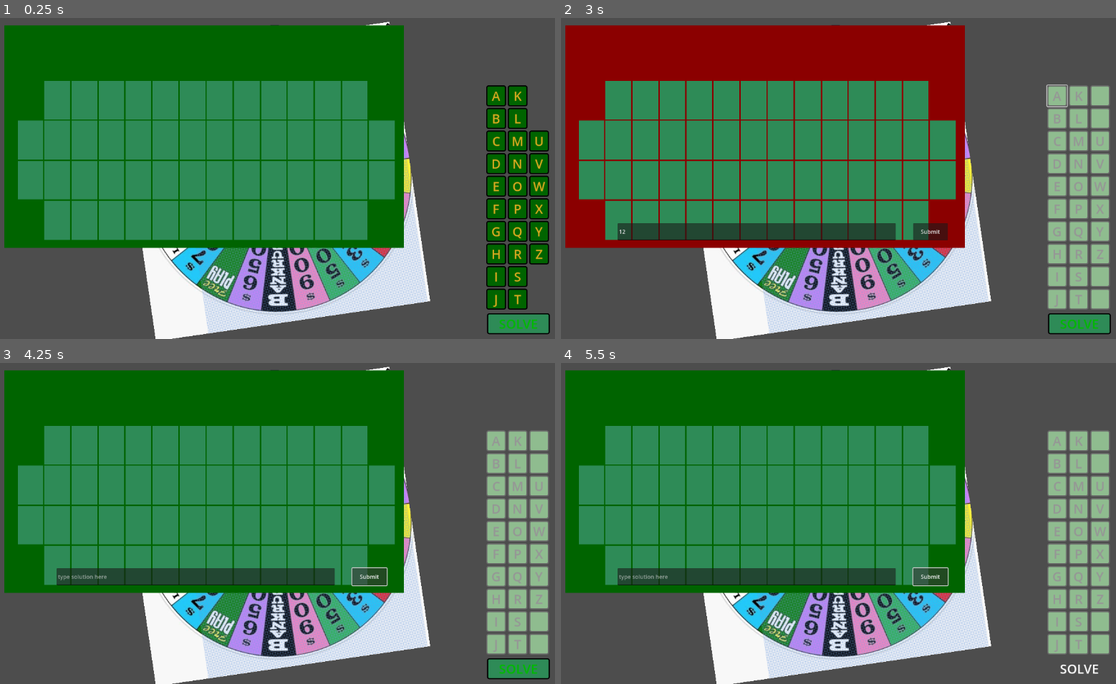
Above: before the commit, frames 1-4 (two rows, left to right).
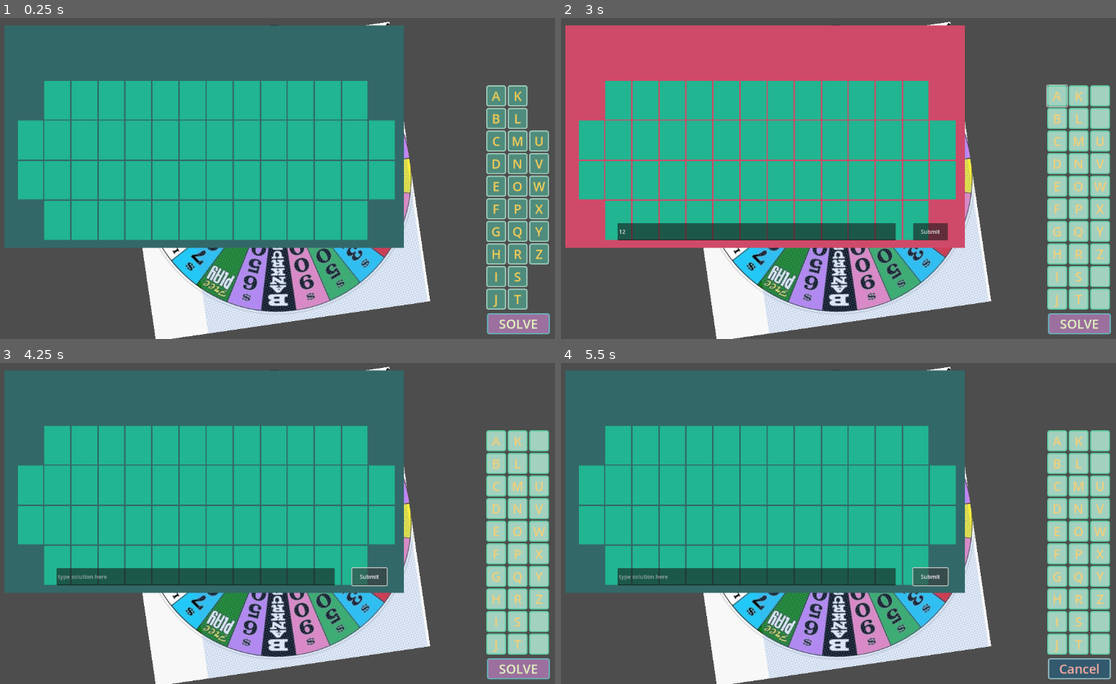
Above: after the commit, the same moments.

Repository: rsburke4/RoundThingOfRiches
Game: Godot game, scene res://MainScene/MainScene.tscn
The game is run twice, just before and just after one commit, with the same random seed, the same clock (stepped at 60 frames per second) and the same inputs. The engine's default icon, where the game draws it, is replaced by a stand-in: a white triangle on a blue panel in a dark square.
Inputs (mouse positions are in pixels of both pictures, inside the frame that each line leads up to):
- Up to frame 1 (0.25 s): no input
- Up to frame 2 (3 s): click "SOLVE" at 0.5 s; click (755, 233) at 1.27 s; type "12" at 1.35 s; click "SOLVE" (after the commit: "Cancel") at 2 s; click "A" at 2.75 s
- Up to frame 3 (4.25 s): click "Submit" at 3.5 s
- Up to frame 4 (5.5 s): click "SOLVE" at 4.25 s; click "Submit" at 5 s

The runs differ from the first frame. In frame 1, 57% of the frame differs, in the area x 0-100%, y 2-99%; in frame 2, 55%; in frame 3, 55%; in frame 4, 55%.

Commit message:
created a single constants file for colors and updated component scripts accordingly; removed obsoleted AutoLoad files

Diff:
--- a/GuessTracker/SolveButton.gd
+++ b/GuessTracker/SolveButton.gd
@@ -5,21 +5,35 @@
 
 # define styleboxes here for now to enable easier adjustmest through constants (if needed later)
 var stylebox_active = get_theme_stylebox("normal").duplicate()
-var stylebox_hidden = get_theme_stylebox("pressed").duplicate()
+var stylebox_pressed = get_theme_stylebox("pressed").duplicate()
 var stylebox_disabled = get_theme_stylebox("disabled").duplicate()
-# TODO - set styles for hover; add other theme overrides (font size, color, etc) as necessary
+var stylebox_hovered = get_theme_stylebox("hover").duplicate()
 
 # Called when the node enters the scene tree for the first time.
 func _ready():
+	# button states are to be used as follows:
+	#  * Normal = default appearance when player is able to opt to solve
+	#  * Pressed = appearance when playing is trying to solve, click again to cancel solve
+	#  * Hover = appearance when unpressed and mouse is hovering
+	#  * Hover Pressed = appearance when pressed and mouse is hovering
+	#  * Disabled = button is hidden when player cannot opt to sovle (e.g. before spinning)
+
 	# programatcally set the apperance using constants
 	# adapted from https://www.reddit.com/r/godot/comments/12zh2qq/godot_40_why_wont_my_ui_panel_stylebox_overwrite/
-	set_style(stylebox_active, SolveConst.COLOR_SOLVE_BTN_ACTiVE_BKGD, SolveConst.COLOR_SOLVE_BTN_ACTIVE_BORDER)
-	set_style(stylebox_hidden, SolveConst.COLOR_BUTTON_HIDDEN, SolveConst.COLOR_BUTTON_HIDDEN)
-	set_style(stylebox_disabled, SolveConst.COLOR_SOLVE_BTN_DISABLED_BKGD, SolveConst.COLOR_SOLVE_BTN_DISABLED_BORDER)
+	set_style(stylebox_active, Colors.COLOR_SOLVE_BTN_ACTiVE_BKGD, Colors.COLOR_SOLVE_BTN_ACTIVE_BORDER)
+	set_style(stylebox_disabled, Colors.COLOR_HIDDEN, Colors.COLOR_HIDDEN)
+	set_style(stylebox_pressed, Colors.COLOR_SOLVE_BTN_PRESSED_BKGD, Colors.COLOR_SOLVE_BTN_PRESSED_BORDER)
+	set_style(stylebox_hovered, Colors.COLOR_SOLVE_BTN_HOVERED_BKGD, Colors.COLOR_SOLVE_BTN_HOVERED_BORDER)
+
+	add_theme_color_override("font_color", Colors.COLOR_SOLVE_BTN_ACTIVE_TEXT)
+	add_theme_color_override("font_disabled_color", Colors.COLOR_HIDDEN)
+	add_theme_color_override("font_pressed_color", Colors.COLOR_SOLVE_BTN_PRESSED_TEXT)
+	add_theme_color_override("font_hover_color", Colors.COLOR_SOLVE_BTN_HOVERED_TEXT)
 
 	add_theme_stylebox_override("normal", stylebox_active)
-	add_theme_stylebox_override("pressed", stylebox_hidden)
+	add_theme_stylebox_override("pressed", stylebox_pressed)
 	add_theme_stylebox_override("disabled", stylebox_disabled)
+	add_theme_stylebox_override("hover", stylebox_hovered)
 
 # Called every frame. 'delta' is the elapsed time since the previous frame.
 func _process(_delta):
@@ -43,8 +57,10 @@
 func _on_toggled(is_button_pressed):
 	if is_button_pressed:
 		solve_the_puzzle.emit()
+		text = "Cancel"
 	else:
 		cancel_solve.emit()
+		text = "SOLVE"
 
 func _on_wrong_guess():
 	button_pressed = false
--- a/GuessTracker/guessButton.gd
+++ b/GuessTracker/guessButton.gd
@@ -2,23 +2,32 @@
 
 signal guess_a_letter(g)
 
-# define styleboxes here for now to enable easier adjustmest through constants (if needed later)
+# define styleboxes here for now to enable easier adjustmest through constants
+# duplicate the default styles so only this element is affected, not the entire project
 var stylebox_active = get_theme_stylebox("normal").duplicate()
 var stylebox_hidden = get_theme_stylebox("pressed").duplicate()
 var stylebox_disabled = get_theme_stylebox("disabled").duplicate()
+var stylebox_hovered = get_theme_stylebox("hover").duplicate()
 # TODO - set styles for hover; add other theme overrides (font size, color, etc) as necessary
 
 # Called when the node enters the scene tree for the first time.
 func _ready():
 	# set the styles
 	# adapted from https://www.reddit.com/r/godot/comments/12zh2qq/godot_40_why_wont_my_ui_panel_stylebox_overwrite/
-	set_style(stylebox_active, GuessConst.COLOR_BUTTON_ACTiVE_BKGD, GuessConst.COLOR_BUTTON_ACTIVE_BORDER)
-	set_style(stylebox_hidden, GuessConst.COLOR_BUTTON_HIDDEN, GuessConst.COLOR_BUTTON_HIDDEN)
-	set_style(stylebox_disabled, GuessConst.COLOR_BUTTON_DISABLED_BKGD, GuessConst.COLOR_BUTTON_DISABLED_BORDER)
+	set_style(stylebox_active, Colors.COLOR_BUTTON_ACTiVE_BKGD, Colors.COLOR_BUTTON_ACTIVE_BORDER)
+	set_style(stylebox_hidden, Colors.COLOR_HIDDEN, Colors.COLOR_HIDDEN)
+	set_style(stylebox_disabled, Colors.COLOR_BUTTON_DISABLED_BKGD, Colors.COLOR_BUTTON_DISABLED_BORDER)
+	set_style(stylebox_hovered, Colors.COLOR_BUTTON_HOVERED_BKGD, Colors.COLOR_BUTTON_HOVERED_BORDER)
+
+	# TODO - change font colors here, check if this only impacts this component
+	add_theme_color_override("font_color", Colors.COLOR_BUTTON_ACTIVE_TEXT)
+	add_theme_color_override("font_disabled_color", Colors.COLOR_BUTTON_DISABLED_TEXT)
+	add_theme_color_override("font_hover_color", Colors.COLOR_BUTTON_HOVERED_TEXT)
 
 	add_theme_stylebox_override("normal", stylebox_active)
 	add_theme_stylebox_override("pressed", stylebox_hidden)
 	add_theme_stylebox_override("disabled", stylebox_disabled)
+	add_theme_stylebox_override("hover", stylebox_hovered)
 
 	reset_button()
 
--- a/GuessTracker/guessButton.tscn
+++ b/GuessTracker/guessButton.tscn
@@ -5,8 +5,6 @@
 [node name="Guess" type="Button"]
 custom_minimum_size = Vector2(50, 50)
 size_flags_vertical = 3
-theme_override_colors/font_color = Color(0.85098, 0.662745, 0.12549, 1)
-theme_override_colors/font_disabled_color = Color(0.588235, 0.588235, 0.588235, 1)
 theme_override_font_sizes/font_size = 32
 icon_alignment = 1
 script = ExtResource("1_0uinw")
--- a/GuessTracker/guessTracker.gd
+++ b/GuessTracker/guessTracker.gd
@@ -6,6 +6,7 @@
 var consonants = []
 
 # Called when the node enters the scene tree for the first time.
+# TODO - Set a background color?
 func _ready():
 	for c in get_children():
 		var start_ascii = c.name.unicode_at(0)  # per comment at https://ask.godotengine.org/106152/convert-an-character-to-ascii-value
--- a/GuessTracker/guess_const.gd
+++ /dev/null
@@ -1,9 +0,0 @@
-extends Node
-
-var COLOR_BUTTON_ACTiVE_BKGD = Color.DARK_GREEN
-var COLOR_BUTTON_DISABLED_BKGD = Color.DARK_SEA_GREEN
-
-var COLOR_BUTTON_ACTIVE_BORDER = Color.BLACK
-var COLOR_BUTTON_DISABLED_BORDER = Color.DIM_GRAY
-
-var COLOR_BUTTON_HIDDEN = Color(1,1,1,0)
--- a/GuessTracker/guess_tracker.tscn
+++ b/GuessTracker/guess_tracker.tscn
@@ -29,8 +29,6 @@
 offset_right = 160.0
 offset_bottom = 625.0
 size_flags_vertical = 3
-theme_override_colors/font_color = Color(0, 0.733333, 0, 1)
-theme_override_colors/font_disabled_color = Color(0.603922, 1, 0.572549, 1)
 theme_override_font_sizes/font_size = 32
 toggle_mode = true
 text = "SOLVE"
--- a/GuessTracker/solve_const.gd
+++ /dev/null
@@ -1,10 +0,0 @@
-extends Node
-
-
-var COLOR_SOLVE_BTN_ACTiVE_BKGD = Color.SEA_GREEN
-var COLOR_SOLVE_BTN_DISABLED_BKGD = Color.WEB_GRAY
-
-var COLOR_SOLVE_BTN_ACTIVE_BORDER = Color.BLACK
-var COLOR_SOLVE_BTN_DISABLED_BORDER = Color.DIM_GRAY
-
-var COLOR_BUTTON_HIDDEN = Color(1,1,1,0)
--- a/Puzzle/Puzzle.gd
+++ b/Puzzle/Puzzle.gd
@@ -19,8 +19,12 @@
 
 # Called when the node enters the scene tree for the first time.
 func _ready():
-	# any formatting...
-	get_node("Background").color = TileConst.COLOR_TILE_BKGD
+	# set colors and other formatting/stylizing
+	get_node("Background").color = Colors.COLOR_PUZZLE_BKGD
+	var category = get_node("Category")
+
+	category.add_theme_color_override("font_color", Colors.COLOR_CATEGORY_TEXT)
+	category.add_theme_color_override("font_outline_color", Colors.COLOR_CATEGORY_TEXT_OUTLINE)
 
 	# hide the solution panel
 	get_node("SolutionInput").hide()
@@ -205,7 +209,7 @@
 					if is_vowel(c):
 						rem_vowels-=1  # reduce the number of vowels by one
 	if count == 0:
-		get_node("Background").color = Color.DARK_RED
+		get_node("Background").color = Colors.COLOR_PUZZLE_BKGD_WRONG_GUESS
 		$WrongGuessTimer.start()
 		# use timer to change background briefly as notification
 
@@ -235,8 +239,7 @@
 		guess_complete.emit(count,g)
 
 func _on_wrong_guess_timer_timeout():
-	get_node("Background").color = TileConst.COLOR_TILE_BKGD # reset background color
-	# TODO - if this indication stays, also change the first and last tines in rows 1 and 4
+	get_node("Background").color = Colors.COLOR_PUZZLE_BKGD # reset background color
 
 func _on_solve_attempt():
 	print("solve the puzzle!")
--- a/Puzzle/puzzle.tscn
+++ b/Puzzle/puzzle.tscn
@@ -16,8 +16,7 @@
 offset_top = 7.0
 offset_right = 1073.0
 offset_bottom = 120.0
-theme_override_colors/font_color = Color(0.756863, 0.643137, 0.305882, 1)
-theme_override_colors/font_outline_color = Color(0.32549, 0.266667, 0.0980392, 1)
+theme_override_colors/font_color = Color(0.996094, 0.996094, 0.996094, 1)
 theme_override_constants/outline_size = 10
 theme_override_font_sizes/font_size = 80
 horizontal_alignment = 1
--- a/Puzzle/tile.gd
+++ b/Puzzle/tile.gd
@@ -18,26 +18,26 @@
 	# which stopped happening after the changes
 	if state == TileConst.STATE_EMPTY:
 		# format for an emtpy tile
-		color = TileConst.COLOR_TILE_EMPTY
+		color = Colors.COLOR_TILE_EMPTY
 		get_node("Letter").text = letter
 		get_node("Letter").visible_characters = 0
 	elif state == TileConst.STATE_HIDDEN && State == TileConst.STATE_EMPTY:
 		# format for a tile hiding a letter
-		color = TileConst.COLOR_TILE_LIT
+		color = Colors.COLOR_TILE_LIT
 		get_node("Letter").text = letter
 		get_node("Letter").visible_characters = 0
 	elif state == TileConst.STATE_HIGHLIGHT && State == TileConst.STATE_HIDDEN:
 		# format for a tile about to display a letter
 		# note it is assumed the letter has already been set, so we only need to change the color
-		color = TileConst.COLOR_TILE_HILITE
+		color = Colors.COLOR_TILE_HILITE
 	elif state == TileConst.STATE_SHOW && State == TileConst.STATE_HIGHLIGHT:
 		# format for a tile revealing a letter
 		# note it is assumed the letter has already been set
-		color = TileConst.COLOR_TILE_LIT
+		color = Colors.COLOR_TILE_LIT
 		get_node("Letter").visible_characters = 1
 	elif state == TileConst.STATE_BKGD:
 		# format to match the background color
-		color = Color(TileConst.COLOR_TILE_BKGD, 0)  # this makes it transparent
+		color = Colors.COLOR_HIDDEN  # this makes it transparent
 
 	State = state
 
--- a/Puzzle/tile_const.gd
+++ b/Puzzle/tile_const.gd
@@ -5,9 +5,3 @@
 
 # enumeration for tile state
 enum {STATE_EMPTY, STATE_HIDDEN, STATE_HIGHLIGHT, STATE_SHOW, STATE_BKGD}
-
-# colors for puzzle background and tile states
-var COLOR_TILE_BKGD = Color.DARK_GREEN
-var COLOR_TILE_EMPTY = Color.SEA_GREEN
-var COLOR_TILE_LIT = Color.LIGHT_YELLOW
-var COLOR_TILE_HILITE = Color.NAVAJO_WHITE
--- /dev/null
+++ b/colors.gd
@@ -0,0 +1,46 @@
+extends Node
+
+# This file contains color definitions that can be referenced throughout the
+# component code, so that any changes to the pallette can be made in one place
+# (here) and propagate throughout the code
+
+# Puzzle and tile colors
+var COLOR_PUZZLE_BKGD = Color(0.2, 0.41, 0.41, 1)  # background for the puzzle board
+var COLOR_PUZZLE_BKGD_WRONG_GUESS = Color(0.81, 0.29, 0.41, 1)  # background to flash when a guess is wrong
+
+var COLOR_CATEGORY_TEXT = Color(0.6, 0.79, 0.45, 1)
+var COLOR_CATEGORY_TEXT_OUTLINE = Color(0.44, 0.67, 0.68, 1)
+
+var COLOR_TILE_LIT = Color(0.9, 0.9, 0.9, 1)  # indicates letters in the puzzle
+var COLOR_TILE_HILITE = Color(0.81, 0.92, 0.68, 1)  # temporary color change before revealing letter
+var COLOR_TILE_EMPTY = Color(0.13, 0.71, 0.57, 1)  # default tile color
+
+# Guess tracker button colors: for states "active," "disabled," and "hovered
+var COLOR_BUTTON_ACTiVE_BKGD = Color(0.31, 0.55, 0.49, 1)
+var COLOR_BUTTON_ACTIVE_BORDER = Color(0.64, 0.82, 0.75, 1)
+var COLOR_BUTTON_ACTIVE_TEXT = Color(0.96, 0.8, 0.34)
+
+var COLOR_BUTTON_DISABLED_BKGD = Color(0.64, 0.82, 0.75, 1)
+var COLOR_BUTTON_DISABLED_BORDER = Color(0.38, 0.81, 0.64, 1)
+var COLOR_BUTTON_DISABLED_TEXT = Color(0.95, 0.81, 0.48, 1)
+
+var COLOR_BUTTON_HOVERED_BKGD = Color(0.02, 0.67, 0.6, 1)
+var COLOR_BUTTON_HOVERED_BORDER = Color(0.75, 0.83, 0.66, 1)
+var COLOR_BUTTON_HOVERED_TEXT = Color(0.96, 0.49, 0.01)
+
+# use different colors for the submit button (same states)
+var COLOR_SOLVE_BTN_ACTiVE_BKGD = Color(0.61, 0.44, 0.62, 1)
+var COLOR_SOLVE_BTN_ACTIVE_BORDER = Color(0.4, 0.73, 0.76, 1)
+var COLOR_SOLVE_BTN_ACTIVE_TEXT = Color(0.89, 0.97, 0.75, 1)
+
+# pressed state is used in place of disabled since this button can toggle
+var COLOR_SOLVE_BTN_PRESSED_BKGD = Color(0.2, 0.35, 0.43, 1)
+var COLOR_SOLVE_BTN_PRESSED_BORDER = Color(0.6, 0.77, 0.79, 1)
+var COLOR_SOLVE_BTN_PRESSED_TEXT = Color(0.98, 0.68, 0.64, 1)
+
+var COLOR_SOLVE_BTN_HOVERED_BKGD = Color(0.85, 0.81, 0.95, 1)
+var COLOR_SOLVE_BTN_HOVERED_BORDER = Color(0.66, 0.75, 0.7, 1)
+var COLOR_SOLVE_BTN_HOVERED_TEXT = Color(0.4, 0.65, 0.64, 1)
+
+# general colors
+var COLOR_HIDDEN = Color(1,1,1,0)  # this can be used for elements that are needed for alignment but should not be visible (transparent)
--- a/project.godot
+++ b/project.godot
@@ -17,10 +17,9 @@
 
 [autoload]
 
+Colors="*res://colors.gd"
 TileConst="*res://Puzzle/tile_const.gd"
 PuzzleConst="*res://Puzzle/puzzle_const.gd"
-GuessConst="*res://GuessTracker/guess_const.gd"
-SolveConst="*res://GuessTracker/solve_const.gd"
 
 [dotnet]
 
